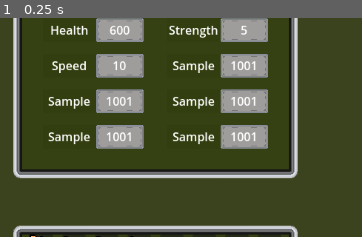
Above: before the commit, frame 1.
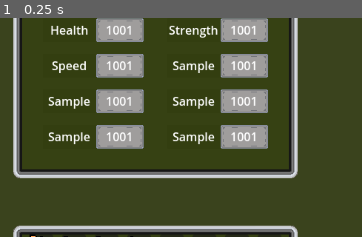
Above: after the commit, the same moment.

Repository: JosiahKey/redux
Game: Godot game, scene res://gui_v0.1/GUI.tscn
Two runs of this game, one before a commit and one after it. Both use one fixed random seed, a clock stepped at 60 frames per second and the inputs below. This scene is started directly instead of the project's main scene.
Inputs:
- Up to frame 1 (0.25 s): no input
The pictures show only the part of the screen within x 45-95%, y 19-69%; the shares and areas given below are measured in that part.

The runs differ from the first frame. In frame 1, 0.4% of the frame differs, in the area x 29-71%, y 3-24%.
Error after the commit: Invalid call. Nonexistent function 'get_stat_labels' in base 'Nil'. (res://gui_v0.1/Scripts/stat_manager.gd:15)

Commit message:
autoload and stat panel.gd
trying to figure out a race condition. left comments in stat manager

Diff:
--- a/gui_v0.1/Scripts/stat_manager.gd
+++ b/gui_v0.1/Scripts/stat_manager.gd
@@ -1,26 +1,26 @@
 extends Node
 
-var _health: Label
-var _strength: Label
-var _speed: Label
-var _damage: Label
+var stat_ui_ref: NinePatchRect
 
 var stats = {
 	"hp_max": 600,
-	"hp": 500,
 	"strength": 5,
 	"speed": 10,
+	"hp": 500,
 }
 
-#Public 'Signal' functions. I think ideally this is just a node in the tree that uses signals instead
-func set_stat_labels(h: Label, st: Label, sp: Label, d: Label):
-	#this function is called by the stat panel when it is initialized
-	_health = h
-	_strength = st
-	_speed = sp
-	_damage = d
-	#initialize stats to labels
-	stats_changed(0,0,0,0)
+func _ready() -> void:
+	#this is creating a race condition because the auto load is loaded before the stat panel exists
+	#to fix this the stat panel will have to initiate the update to stats on ready()
+	_update_stat_panel_labels(stat_ui_ref.get_stat_labels())
+
+func _process(delta: float) -> void:
+	pass
+
+
+func _update_stat_panel_labels(labels: Array[Label]):
+	for l in labels.size():
+		labels[l].text = str(stats[l])
 
 func get_stat(stat: String):
 	for x in stats:
@@ -28,11 +28,12 @@
 			return stats[x]
 
 func stats_changed(hp_max: int, hp: int, stren: int, spd: int):
-	_update_stats(hp_max,hp,stren,spd)
-	_update_stat_panel_labels()
+	#_set_stats(hp_max,hp,stren,spd)
+	#_update_stat_panel_labels()
+	pass
 
 #private functions
-func _update_stats(hp_max: int, hp: int, stren: int, spd: int):
+func _set_stats(hp_max: int, hp: int, stren: int, spd: int):
 	stats["hp_max"] += hp_max
 	if stats["hp"] + hp > stats["hp_max"]:
 		stats["hp"] = stats["hp_max"]
@@ -41,11 +42,6 @@
 	stats["strength"] += stren
 	stats["speed"] += spd
 
-func _update_stat_panel_labels():
-	_health.text = str(stats["hp_max"])
-	_strength.text = str(stats["strength"])
-	_speed.text = str(stats["speed"])
-
 func _calculate_damage() -> Vector2:
 
 	return Vector2(0,0)
--- a/gui_v0.1/Scripts/stat_panel.gd
+++ b/gui_v0.1/Scripts/stat_panel.gd
@@ -1,21 +1,17 @@
 class_name UIStats
 extends NinePatchRect
 
-func _ready() -> void:
-	StatManager.set_stat_labels(
-		%Health_Points_Stat_Label/stat_num,
-		%Strength_Stat_Label/stat_num,
-		%Speed_Stat_Label/stat_num,
-		%Damage_Stat_Label/stat_num
-	)
+var _stat_labels :Array[Label]
+
+func _init() -> void:
+	_stat_labels.append(%Health_Points_Stat_Label/stat_num)
+	_stat_labels.append(%Strength_Stat_Label/stat_num)
+	_stat_labels.append(%Speed_Stat_Label/stat_num)
+	_stat_labels.append(%Damage_Stat_Label/stat_num)
+
 
 func get_stat_labels() -> Array[Label]:
-	var result_array: Array[Label]
-	result_array.append(%Health_Points_Stat_Label/stat_num)
-	result_array.append(%Strength_Stat_Label/stat_num)
-	result_array.append(%Speed_Stat_Label/stat_num)
-	result_array.append(%Damage_Stat_Label/stat_num)
-	return result_array
+	return _stat_labels
 
 func set_stat_labels(values: Array[String]):
 	pass
